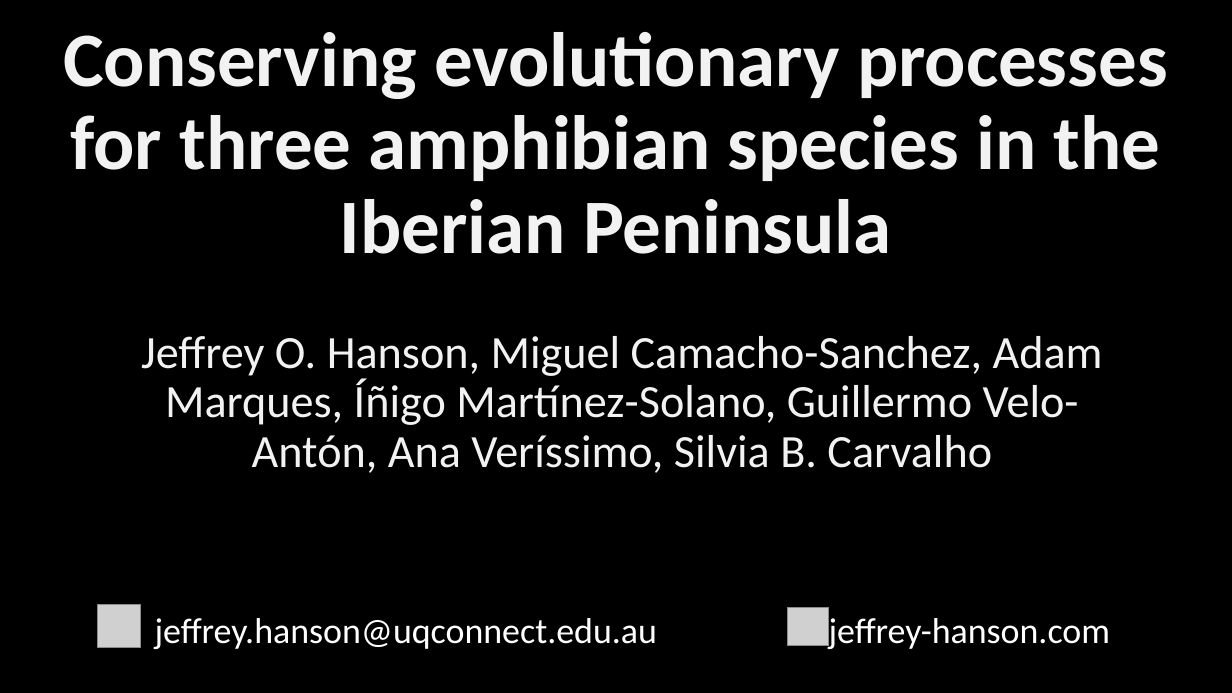
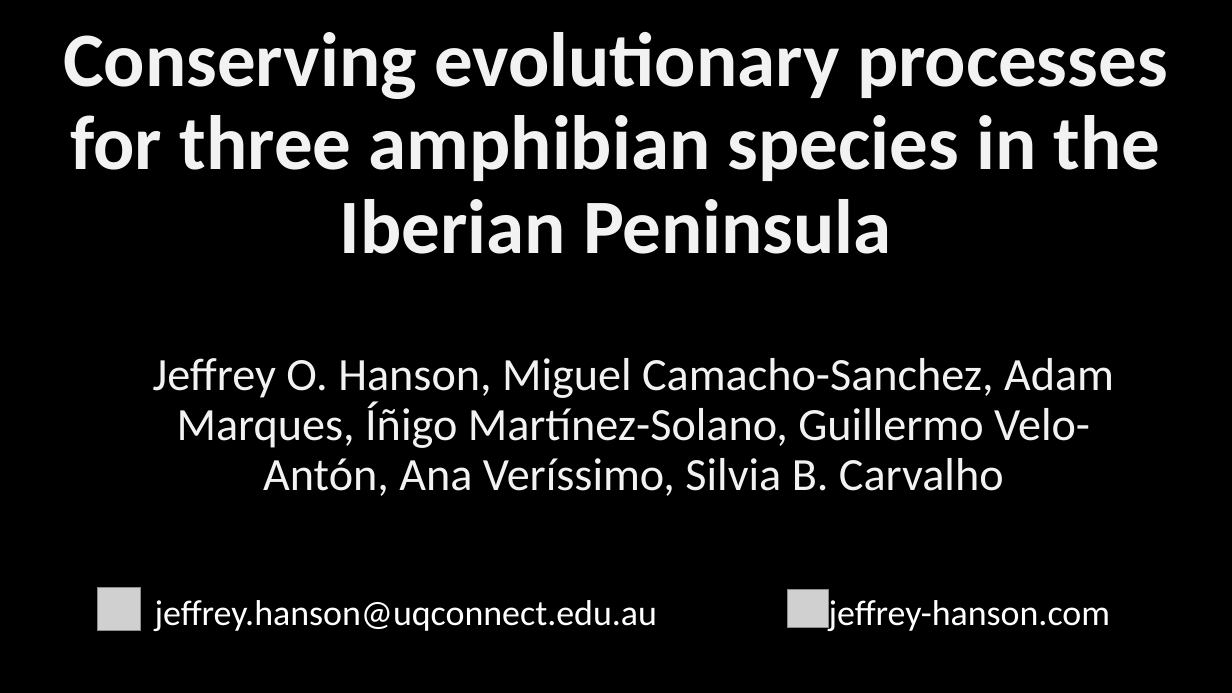
Before and after one commit to jeffreyhanson/abstracts-and-slides, a slide deck: slide 1 of seminars/EEF-presentation-02-08-2019/jeffrey-hanson-eff-slides.pptx. Drawn at 1232x693 pixels with LibreOffice and Linux fonts; fonts in the diff are those of the drawing; grey boxes stand for pictures. Boxes give left, top, right and bottom in pixels: in the first picture for what was removed or moved away, otherwise in the second. Text is boxed around its words. In the diff, an @@ line names an element or a change of style, - is before the commit and + after.

```diff
--- a/seminars/EEF-presentation-02-08-2019/jeffrey-hanson-eff-slides.pptx
+++ b/seminars/EEF-presentation-02-08-2019/jeffrey-hanson-eff-slides.pptx
@@ subtitle "Jeffrey O. Hanson, Miguel Camacho-Sanchez, ...": place and size @@
-subtitle "Jeffrey O. Hanson, Miguel Camacho-Sanchez, ..." at (141, 336, 1103, 473)
+subtitle "Jeffrey O. Hanson, Miguel Camacho-Sanchez, ..." at (153, 358, 1114, 496)
@@ picture: place and size @@
-picture at (98, 605, 141, 649)
+picture at (98, 588, 141, 631)
@@ text "jeffrey.hanson@uqconnect.edu.au": place and size @@
-text "jeffrey.hanson@uqconnect.edu.au" at (155, 618, 657, 649)
+text "jeffrey.hanson@uqconnect.edu.au" at (155, 600, 657, 631)
@@ picture: place and size @@
-picture at (788, 607, 829, 645)
+picture at (788, 590, 829, 628)
@@ text "jeffrey-hanson.com": place and size @@
-text "jeffrey-hanson.com" at (829, 618, 1110, 649)
+text "jeffrey-hanson.com" at (829, 600, 1110, 631)
```
Also in this commit, not shown: 3 other slides changed, 9 slides added, 5 slides removed.
